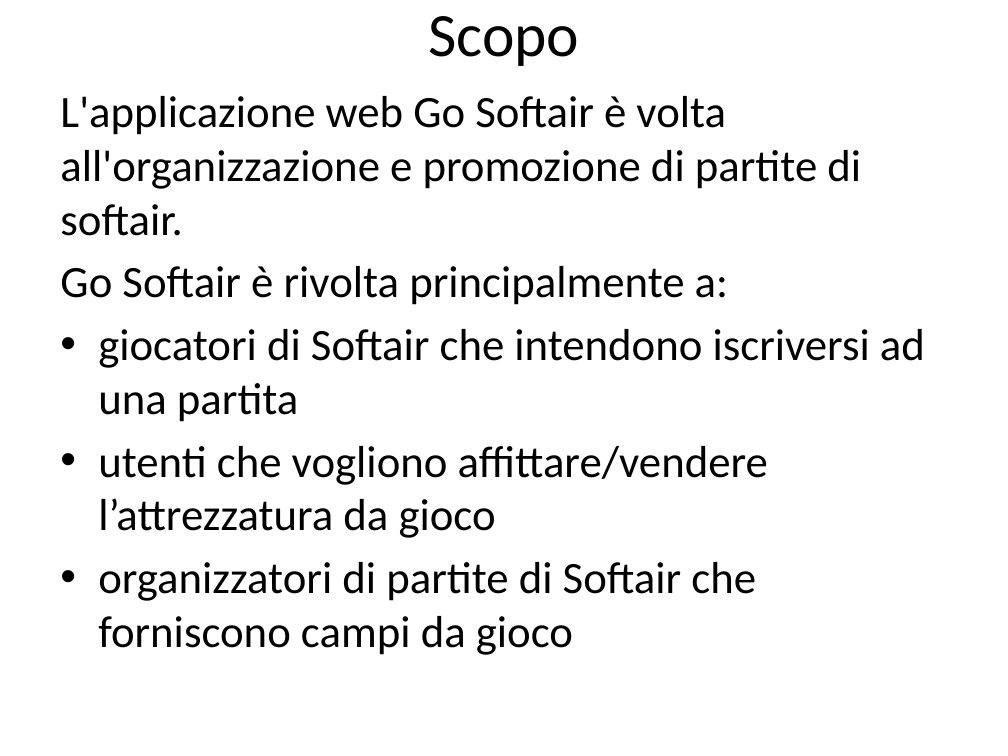
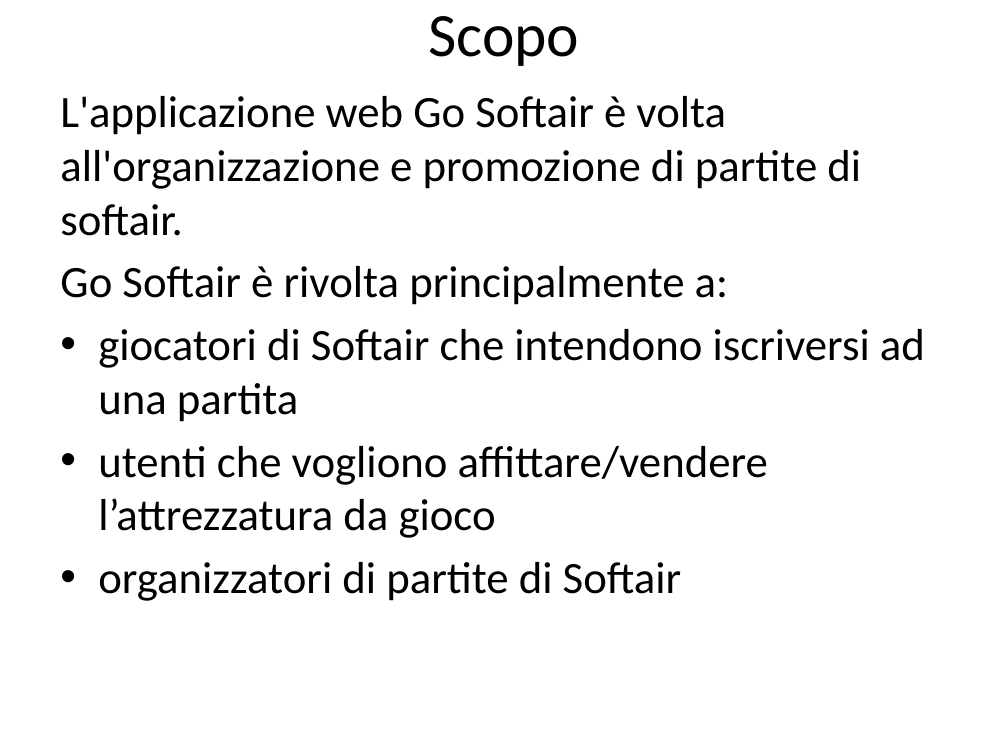
Before and after one commit to Barcode36/GoSoftair, a slide deck: slide 2 of Presentazione GoSoftair/GoSoftair Presentazione.pptx. Drawn at 1008x756 pixels with LibreOffice and Linux fonts; fonts in the diff are those of the drawing; background and template pictures are left out. Boxes give left, top, right and bottom in pixels: in the first picture for what was removed or moved away, otherwise in the second. Text is boxed around its words. In the diff, an @@ line names an element or a change of style, - is before the commit and + after.

```diff
--- a/Presentazione GoSoftair/GoSoftair Presentazione.pptx
+++ b/Presentazione GoSoftair/GoSoftair Presentazione.pptx
@@ text at bbox=[98, 562, 682, 601]: text changed @@
-• organizzatori di partite di Softair che forniscono campi da gioco
+• organizzatori di partite di Softair
```
Also in this commit, not shown: 1 other slide changed.
